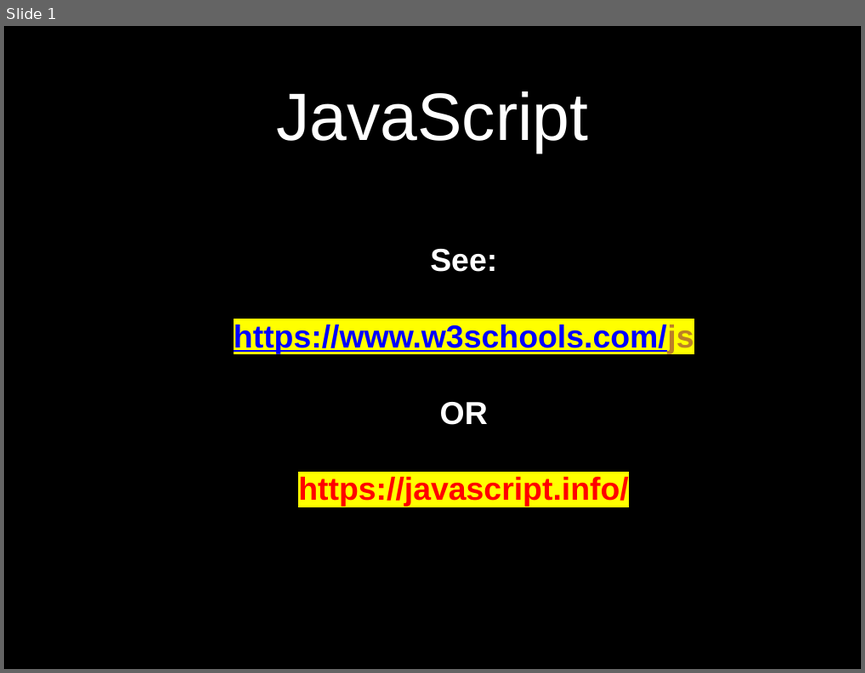
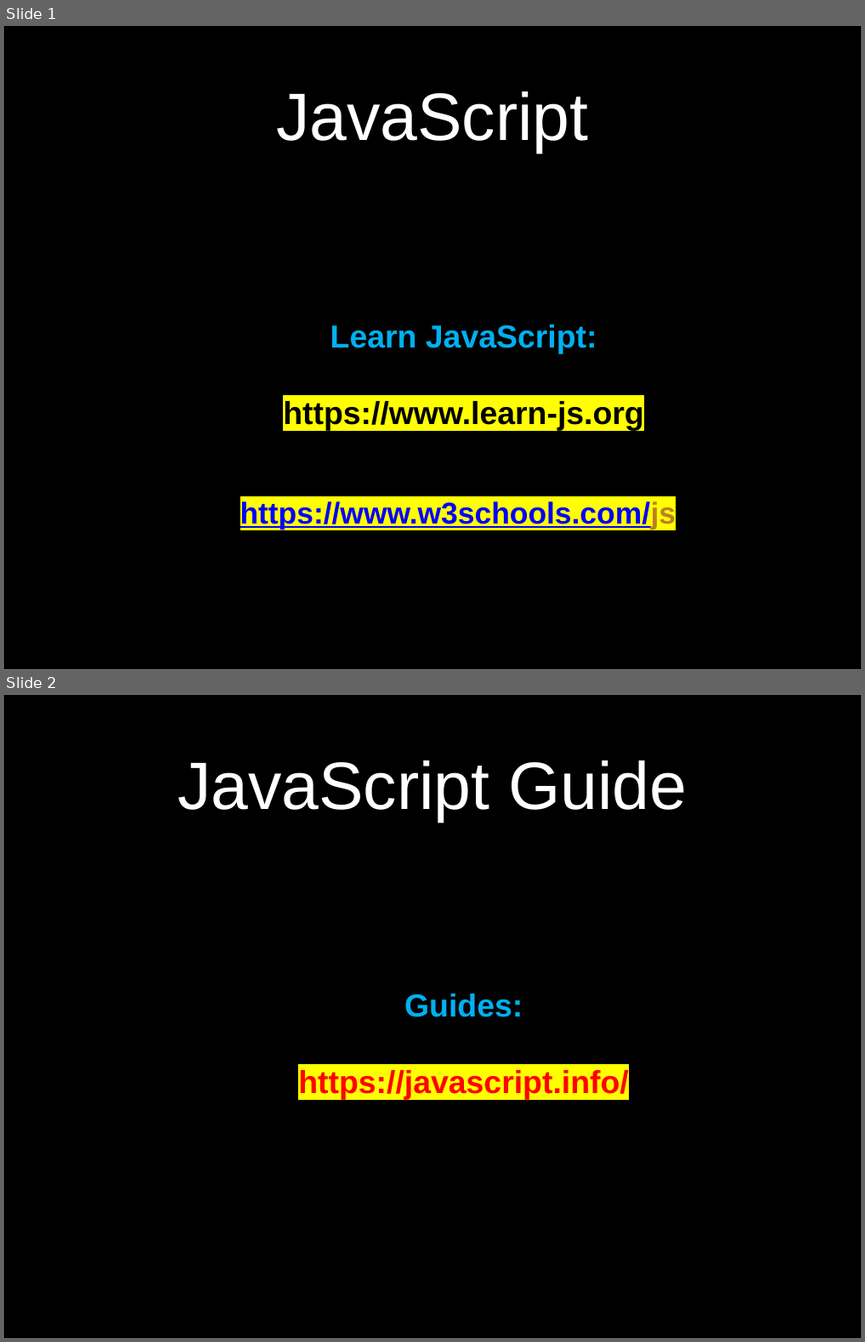
Before and after one commit to petereijgermans11/frontend-cursus, a slide deck: frontend-cursus/ 3 - JavaScript Tutorial.pptx. Shown one above the other, each under a label of ours: slide 1 before the commit, slides 1 and 2 after it. The pictures are 865x673 and 865x1342 pixels, drawn with LibreOffice and Linux fonts; fonts in the diff are those of the drawing. Boxes give left, top, right and bottom in pixels: in the first picture for what was removed or moved away, otherwise in the second. Text is boxed around its words. In the diff, an @@ line names an element or a change of style, - is before the commit and + after.

Commit message:
changed basic javascript
changed basic javascript

```diff
--- a/frontend-cursus/ 3 - JavaScript Tutorial.pptx
+++ b/frontend-cursus/ 3 - JavaScript Tutorial.pptx
@@ slide 2 added at (x1=4, y1=695, x2=861, y2=1338), background #000000 @@
@@ title added at (x1=177, y1=760, x2=687, y2=823), 80 pt, text #FFFFFF @@
+JavaScript Guide
@@ text added at (x1=298, y1=993, x2=628, y2=1099), 38 pt, text #FF0000, bold @@
+Guides:
+https://javascript.info/
@@ slide 1 changed as well @@
@@ text at (x1=283, y1=324, x2=643, y2=430): text changed; text colour #0000FF to #000000 @@
-See:
-https://www.w3schools.com/js
-OR
-https://javascript.info/
+Learn JavaScript:
+https://www.learn-js.org
@@ text added at (x1=240, y1=499, x2=676, y2=529), 36 pt, text #0000FF, bold, underline @@
+https://www.w3schools.com/js
```
Also in this commit, not shown: 2 other files.
